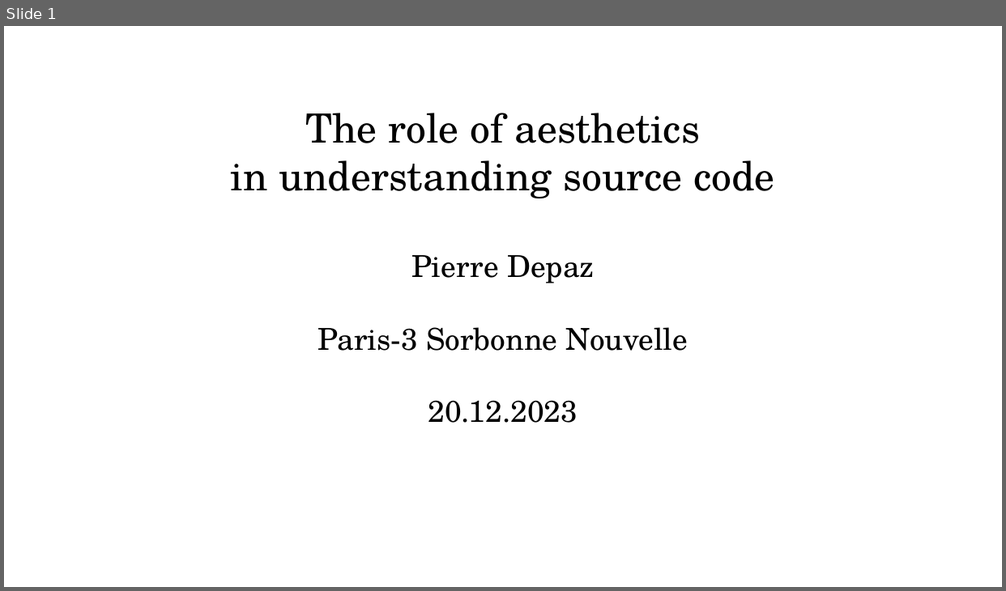
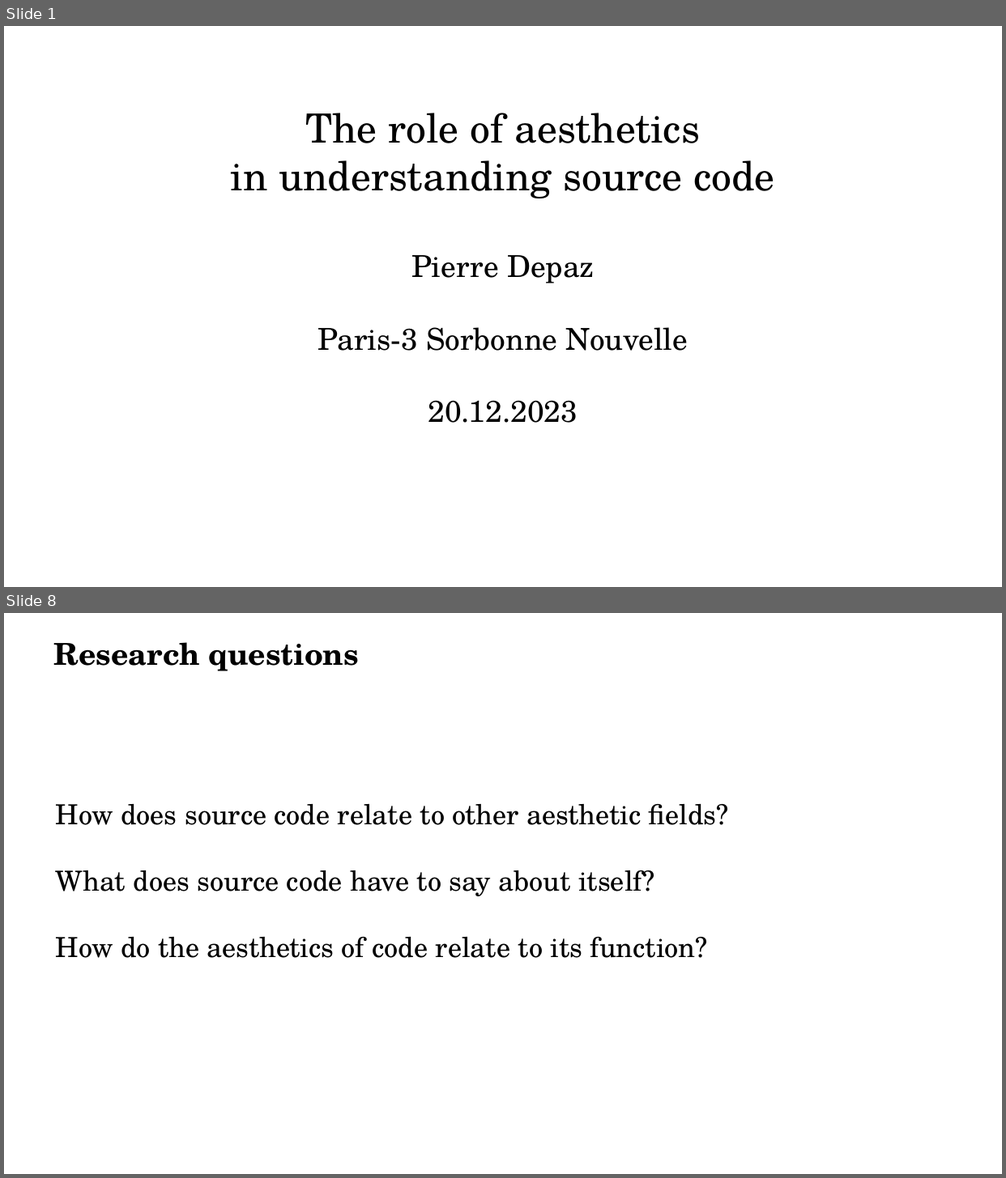
Before and after one commit to periode/thesis, a slide deck: jury/soutenance/Soutenance.odp. Shown one above the other, each under a label of ours: slide 1 before the commit, slides 1 and 8 after it; the slides between them are not shown. The pictures are 1006x591 and 1006x1178 pixels, drawn with LibreOffice and Linux fonts; fonts in the diff are those of the drawing. Boxes give left, top, right and bottom in pixels: in the first picture for what was removed or moved away, otherwise in the second. Text is boxed around its words. In the diff, an @@ line names an element or a change of style, - is before the commit and + after.

```diff
--- a/jury/soutenance/Soutenance.odp
+++ b/jury/soutenance/Soutenance.odp
@@ slide 8 added at (4, 613, 1002, 1174), background #FFFFFF @@
@@ title added at (54, 642, 359, 671), 24 pt, text #000000, bold @@
+Research questions
@@ text added at (56, 804, 729, 958), 22 pt, text #000000 @@
+How does source code relate to other aesthetic fields?
+What does source code have to say about itself?
+How do the aesthetics of code relate to its function?
```
Also in this commit, not shown: 12 slides changed, 23 other slides added, 12 slides removed, 7 other files.
